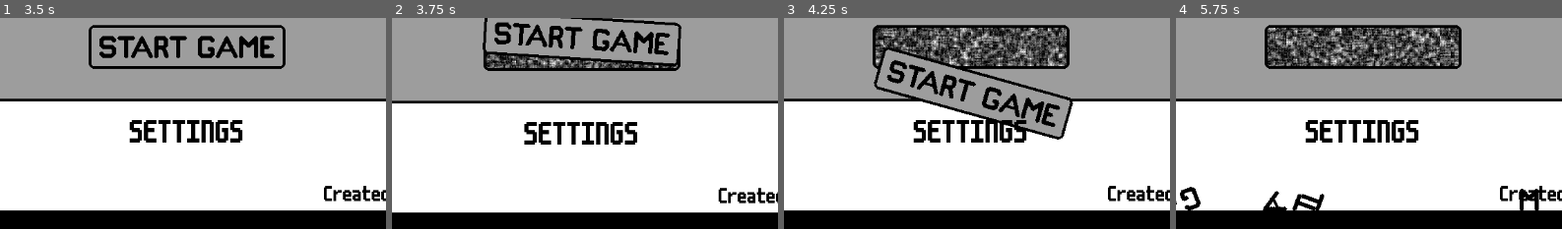
Above: before the commit, frames 1-4 (left to right).
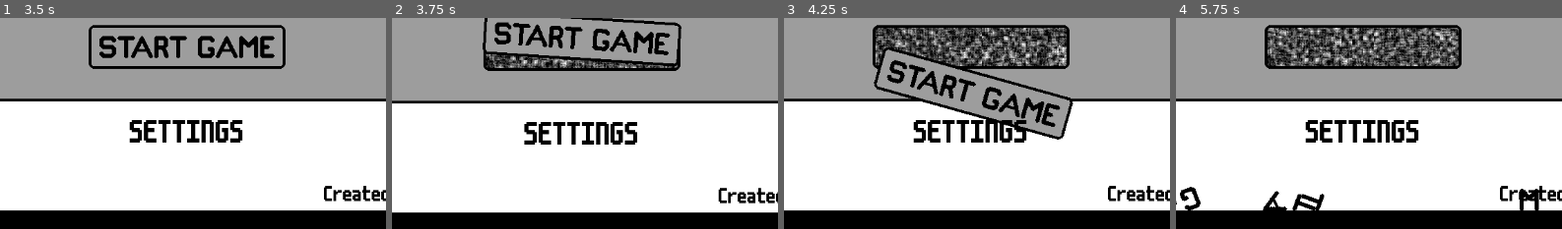
Above: after the commit, the same moments.

Repository: conor-wilson/secret-sapphire
Game: Godot game, scene res://scenes/main.tscn
The game is run twice, just before and just after one commit, with the same random seed, the same clock (stepped at 60 frames per second) and the same inputs.
Inputs (mouse positions are % of the whole screen's width and height, from its top left):
- Up to frame 1 (3.5 s): tap Enter at 0.5 s; move the mouse to (49, 38) at 0.52 s; click (49, 38) at 0.6 s; click "SETTINGS" at 1.25 s; click "BACK" at 2 s; tap Space at 2.75 s; move the mouse to (49, 38) at 2.77 s; click (49, 38) at 2.85 s
- Up to frame 2 (3.75 s): tap Enter at 3.5 s; move the mouse to (49, 56) at 3.52 s; click (49, 56) at 3.6 s
- Up to frame 3 (4.25 s): no input
- Up to frame 4 (5.75 s): move the mouse to (6, 11) at 4.27 s; click (6, 11) at 4.35 s; move the mouse to (92, 11) at 5.02 s; click (92, 11) at 5.1 s; tap D (debugbutton) at 5.65 s
The pictures show only the part of the screen within x 25-75%, y 49-99%; the shares and areas given below are measured in that part.

Frame 1 is identical in both runs. In frame 2, 1.3% of the frame differs, in the area x 24-74%, y 17-24%; in frame 3, 5.5%; in frame 4, 6.2%, in the area x 23-74%, y 4-23%.

Commit message:
Added implementation to "Free Help Bot" cheat code

Diff:
--- a/let-me-play/project.godot
+++ b/let-me-play/project.godot
@@ -67,6 +67,7 @@
 2d_physics/layer_1="terrain"
 2d_physics/layer_2="breakable_elements"
 2d_physics/layer_3="letters"
+2d_physics/layer_4="help_bot"
 
 [rendering]
 
--- a/let-me-play/scenes/help_bot.tscn
+++ b/let-me-play/scenes/help_bot.tscn
@@ -45,6 +45,8 @@
 size = Vector2(62, 62)
 
 [node name="HelpBot" type="Area2D"]
+collision_layer = 8
+collision_mask = 0
 script = ExtResource("1_b6jo1")
 metadata/_edit_group_ = true
 
--- a/let-me-play/scenes/main.gd
+++ b/let-me-play/scenes/main.gd
@@ -28,6 +28,7 @@
 	)
 	$Cameras/MainMenuCamera.offset = offset
 	$Cameras/SettingsCamera.offset = offset
+	$Cameras/SecretSettingsCamera.offset = offset
 
 	# Fade the screen shake for the next time
 	screen_shake_strength = lerpf(screen_shake_strength, 0, screen_shake_fade*delta)
@@ -36,6 +37,9 @@
 	shake_screen(strength, fade)
 
 func _on_settings_menu_shake_screen(strength: float, fade: float) -> void:
+	shake_screen(strength, fade)
+
+func _on_secret_settings_menu_shake_screen(strength: float, fade: float) -> void:
 	shake_screen(strength, fade)
 
 func shake_screen(strength:float, fade:float):
@@ -77,11 +81,6 @@
 		input_cache.append(event.as_text())
 
 		_check_input_cache()
-		#print(input_cache)
-
-	#if event.is_action_pressed("debugbutton"):
-		#DialogueManager.stop_all_dialogue()
-		#CursorManager.set_mouse_cursor(CursorManager.WRENCH)
 
 const free_help_bot_cheat_code:Array[String] = [
 	"Up", "Down", "Left", "Right", "Left", "Right"
@@ -90,3 +89,4 @@
 func _check_input_cache():
 	if input_cache == free_help_bot_cheat_code:
 		print("Freeing Help Bot...")
+		$Menus/SecretSettingsMenu.free_help_bot()
--- a/let-me-play/scenes/main.tscn
+++ b/let-me-play/scenes/main.tscn
@@ -43,3 +43,4 @@
 [connection signal="back_pressed" from="Menus/SettingsMenu" to="." method="_on_settings_menu_back_pressed"]
 [connection signal="secret_settings_unlocked" from="Menus/SettingsMenu" to="." method="_on_settings_menu_secret_settings_unlocked"]
 [connection signal="shake_screen" from="Menus/SettingsMenu" to="." method="_on_settings_menu_shake_screen"]
+[connection signal="shake_screen" from="Menus/SecretSettingsMenu" to="." method="_on_secret_settings_menu_shake_screen"]
--- /dev/null
+++ b/let-me-play/scenes/secret_settings_menu.gd
@@ -0,0 +1,24 @@
+extends Node2D
+
+signal shake_screen(strength:float, fade:float)
+
+func free_help_bot():
+	shake_screen.emit(5,5)
+	_detatch_element_if_exists("Cage", 1)
+
+# TODO: This is a duplicate of the same function in main_menu.gd. Deduplicate
+# this.
+func _detatch_element_if_exists(path: NodePath, strength:float=1):
+	var element := get_node_or_null(path)
+
+	# Check that the element can be detatched
+	if element == null: return
+	if element is not BreakableElement: return
+	if !element.idle:   return
+
+	# Detatch element
+	element.detatch(strength)
+
+
+func _on_cage_smash() -> void:
+	shake_screen.emit(10,5)
--- a/let-me-play/scenes/secret_settings_menu.tscn
+++ b/let-me-play/scenes/secret_settings_menu.tscn
@@ -1,10 +1,12 @@
-[gd_scene load_steps=8 format=4 uid="uid://vff026q47yk"]
+[gd_scene load_steps=11 format=4 uid="uid://vff026q47yk"]
 
+[ext_resource type="Script" path="res://scenes/secret_settings_menu.gd" id="1_el1nc"]
 [ext_resource type="TileSet" uid="uid://b35s45rp0yrck" path="res://scenes/menu_tile_set.tres" id="1_qo81q"]
 [ext_resource type="FontFile" uid="uid://bckbkknmti08k" path="res://assets/fonts/m6x11.ttf" id="2_my51e"]
 [ext_resource type="PackedScene" uid="uid://bcttde4rl6c7u" path="res://scenes/help_bot.tscn" id="3_prvos"]
 [ext_resource type="Texture2D" uid="uid://um4g42a5xdp" path="res://assets/art/Cage.png" id="4_oxqhv"]
 [ext_resource type="Texture2D" uid="uid://be4woayk2k8g3" path="res://assets/art/Lock.png" id="5_f86gl"]
+[ext_resource type="PackedScene" uid="uid://b7pp5suyru2lf" path="res://scenes/breakable_element.tscn" id="5_x68vv"]
 
 [sub_resource type="LabelSettings" id="LabelSettings_j2r77"]
 font = ExtResource("2_my51e")
@@ -13,7 +15,11 @@
 
 [sub_resource type="StyleBoxEmpty" id="StyleBoxEmpty_b1xvw"]
 
+[sub_resource type="RectangleShape2D" id="RectangleShape2D_c3xj7"]
+size = Vector2(126, 126)
+
 [node name="SecretSettingsMenu" type="Node2D"]
+script = ExtResource("1_el1nc")
 
 [node name="Background" type="TileMapLayer" parent="."]
 tile_map_data = PackedByteArray("AAAAAAAAAAAAAAMAAAAAAAEAAAAAAAMAAAAAAAIAAAAAAAMAAAAAAAMAAAAAAAMAAAAAAAQAAAAAAAMAAAAAAA …(12016 unchanged characters)…
@@ -88,9 +94,16 @@
 speed = 10.0
 target_markers = [NodePath("../CageMarkers/CageMarker1"), NodePath("../CageMarkers/CageMarker2"), NodePath("../CageMarkers/CageMarker3"), NodePath("../CageMarkers/CageMarker5")]
 
-[node name="Cage" type="Sprite2D" parent="."]
+[node name="Cage" parent="." instance=ExtResource("5_x68vv")]
+collision_layer = 2
+
+[node name="Sprite2D" type="Sprite2D" parent="Cage"]
 position = Vector2(575, 290)
 texture = ExtResource("4_oxqhv")
+
+[node name="CollisionShape2D" type="CollisionShape2D" parent="Cage"]
+position = Vector2(575, 290)
+shape = SubResource("RectangleShape2D_c3xj7")
 
 [node name="CageMarkers" type="Node2D" parent="."]
 
@@ -122,3 +135,5 @@
 [node name="Lock3" type="Sprite2D" parent="Locks"]
 position = Vector2(578, 511)
 texture = ExtResource("5_f86gl")
+
+[connection signal="smash" from="Cage" to="." method="_on_cage_smash"]
